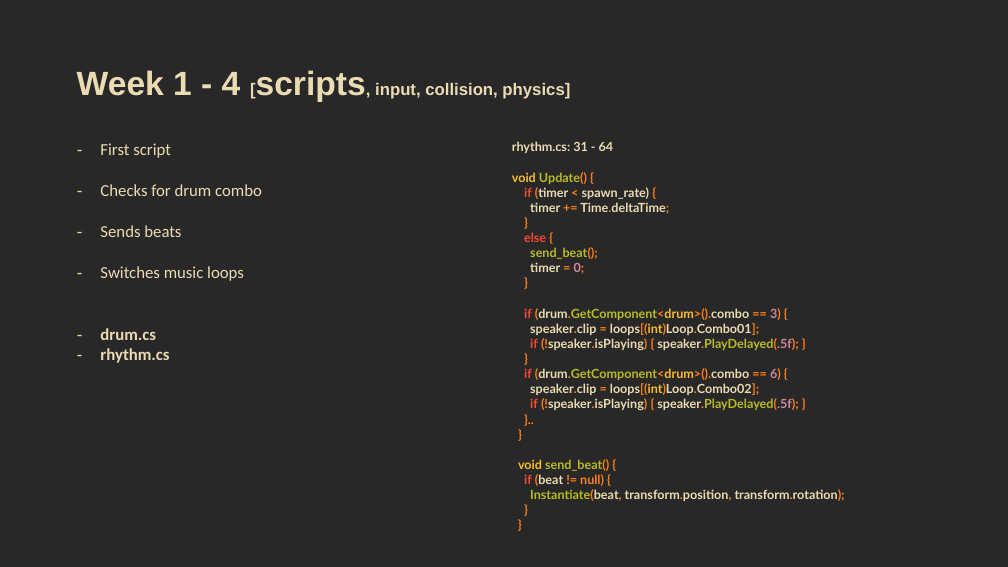
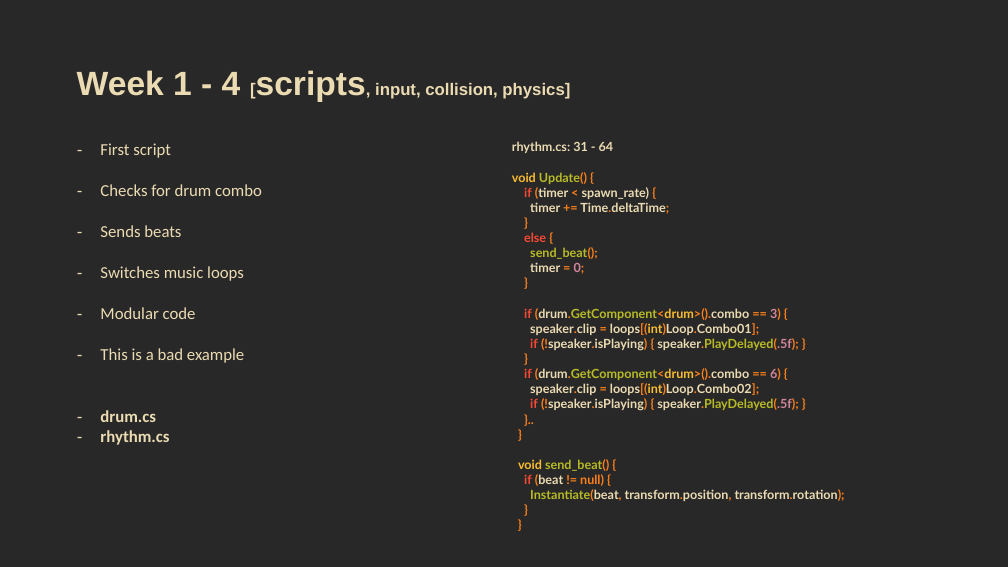
Before and after one commit to rraafays/rolito, a slide deck: slide 3 of docs/presentation.pptx. Drawn at 1008x567 pixels with LibreOffice and Linux fonts; fonts in the diff are those of the drawing. Boxes give left, top, right and bottom in pixels: in the first picture for what was removed or moved away, otherwise in the second. Text is boxed around its words. In the diff, an @@ line names an element or a change of style, - is before the commit and + after.

Commit message:
update: finished presentation

```diff
--- a/docs/presentation.pptx
+++ b/docs/presentation.pptx
@@ table at [70,135,939,536] @@
-row 1, column 1: First script / Checks for drum combo / Sends beats / Switches music loops / drum.cs / rhythm.cs
+row 1, column 1: First script / Checks for drum combo / Sends beats / Switches music loops / Modular code / This is a bad example / drum.cs / rhythm.cs
```
Also in this commit, not shown: 1 other slide changed.
